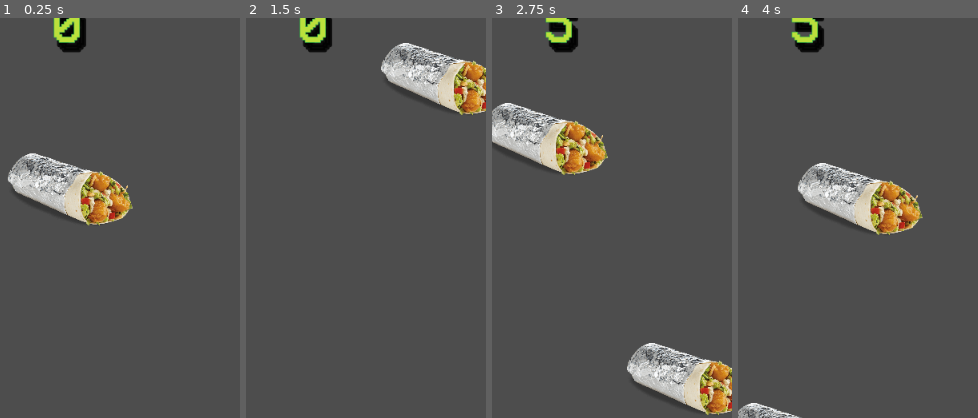
Above: before the commit, frames 1-4 (left to right).
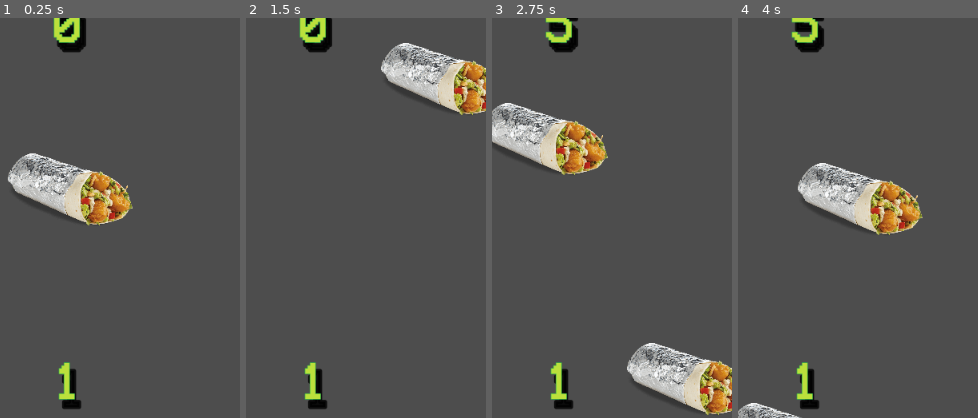
Above: after the commit, the same moments.

Repository: DKirkovik/Boki_eats_game
Game: Godot game, scene res://World/world.tscn
Same seed, same stepped clock (60 frames per second), same inputs: the game is played once before the commit and once after it.
Inputs:
- Up to frame 1 (0.25 s): no input
- Up to frame 2 (1.5 s): hold D (right) 0.53-1.28 s; hold A (left) from 1.28 s (still down)
- Up to frame 3 (2.75 s): release A (left) at 2.03 s; hold D (right) from 2.03 s (still down)
- Up to frame 4 (4 s): release D (right) at 3.53 s; hold A (left) from 3.53 s (still down)
The pictures show only the part of the screen within x 36-86%, y 7-57%; the shares and areas given below are measured in that part.

The runs differ from the first frame. In frame 1, 0.7% of the frame differs, in the area x 24-34%, y 86-98%; in frame 2, 0.7%; in frame 3, 0.7%; in frame 4, 0.7%.

Commit message:
added lose condition

Diff:
--- a/Food/food.tscn
+++ b/Food/food.tscn
@@ -23,5 +23,7 @@
 shape = SubResource("CapsuleShape2D_pciiq")
 
 [node name="VisibleOnScreenNotifier2D" type="VisibleOnScreenNotifier2D" parent="."]
+position = Vector2(0, 3)
+scale = Vector2(1, 3)
 
 [connection signal="screen_exited" from="VisibleOnScreenNotifier2D" to="." method="_on_visible_on_screen_notifier_2d_screen_exited"]
--- /dev/null
+++ b/GUI/game_over/game_over.gd
@@ -0,0 +1,17 @@
+extends Control
+
+@onready var timer = $Timer
+@onready var audio_stream_player_2d = $AudioStreamPlayer2D
+@onready var texture_rect = $MarginContainer/TextureRect
+
+
+func _ready():
+	GameManager.game_over.connect(on_game_over)
+
+
+func on_game_over() ->void:
+	timer.start()
+
+func _on_timer_timeout():
+	texture_rect.show()
+	audio_stream_player_2d.play()
--- a/GUI/game_over/game_over.tscn
+++ b/GUI/game_over/game_over.tscn
@@ -1,6 +1,8 @@
-[gd_scene load_steps=2 format=3 uid="uid://b1v8pbmdnfeuv"]
+[gd_scene load_steps=4 format=3 uid="uid://b1v8pbmdnfeuv"]
 
 [ext_resource type="Texture2D" uid="uid://cfm7g270ph4ud" path="res://Assets/game_over_lol.png" id="1_alxtq"]
+[ext_resource type="Script" path="res://GUI/game_over/game_over.gd" id="1_nb3hy"]
+[ext_resource type="AudioStream" uid="uid://balk0yn5dott0" path="res://Assets/SFX/defeat_lol.wav" id="2_wyakk"]
 
 [node name="Game_over" type="Control"]
 layout_mode = 3
@@ -9,6 +11,7 @@
 anchor_bottom = 1.0
 grow_horizontal = 2
 grow_vertical = 2
+script = ExtResource("1_nb3hy")
 
 [node name="MarginContainer" type="MarginContainer" parent="."]
 layout_mode = 1
@@ -20,7 +23,17 @@
 theme_override_constants/margin_bottom = 35
 
 [node name="TextureRect" type="TextureRect" parent="MarginContainer"]
+visible = false
 layout_mode = 2
 size_flags_horizontal = 4
 size_flags_vertical = 4
 texture = ExtResource("1_alxtq")
+
+[node name="AudioStreamPlayer2D" type="AudioStreamPlayer2D" parent="."]
+stream = ExtResource("2_wyakk")
+
+[node name="Timer" type="Timer" parent="."]
+wait_time = 0.5
+one_shot = true
+
+[connection signal="timeout" from="Timer" to="." method="_on_timer_timeout"]
--- a/GUI/hud.gd
+++ b/GUI/hud.gd
@@ -1,15 +1,19 @@
 extends Control
 
 @onready var label = $MarginContainer/Label
+@onready var lives_label = $MarginContainer/lives
 
 
 func _ready():
 	GameManager.score_changed.connect(update_lable)
+	GameManager.lives_changed.connect(update_lives)
 	update_lable(0)
+	update_lives(GameManager.get_lives())
 
-# Called every frame. 'delta' is the elapsed time since the previous frame.
-func _process(delta):
-	pass
+
 
 func update_lable(_score:float)->void:
 	label.text = str(_score)
+
+func update_lives(_lives:int) ->void:
+	lives_label.text = str(_lives)
--- a/GUI/hud.tscn
+++ b/GUI/hud.tscn
@@ -30,3 +30,10 @@
 label_settings = ExtResource("1_fq0oi")
 horizontal_alignment = 1
 vertical_alignment = 1
+
+[node name="lives" type="Label" parent="MarginContainer"]
+layout_mode = 2
+text = "000"
+label_settings = ExtResource("1_fq0oi")
+horizontal_alignment = 1
+vertical_alignment = 1
--- a/GameManagers/game_manager.gd
+++ b/GameManagers/game_manager.gd
@@ -1,12 +1,13 @@
 extends Node
 
 signal score_changed(score:float)
+signal lives_changed(lives:int)
 signal game_over()
 
 var max_score:float
 var score:float
-var is_game_over:bool
-
+var is_game_over:bool = false
+var lives:int
 
 
 func on_score_changed(_score:float) ->void:
@@ -15,3 +16,18 @@
 
 func get_score() ->float:
 	return score
+
+func set_lives(_lives:int) ->void:
+	lives = _lives
+	lives_changed.emit(lives)
+
+func get_lives() ->int:
+	return lives
+
+func on_lives_changed(_lives:float) ->void:
+	if lives >0:
+		lives+= _lives
+		lives_changed.emit(lives)
+	elif !is_game_over:
+		is_game_over = true
+		game_over.emit()
--- a/Player/boki.gd
+++ b/Player/boki.gd
@@ -9,6 +9,7 @@
 var speed:float
 var hp:int
 var screen_w
+var is_dead:bool = false
 
 @onready var audio_stream_player_2d = $AudioStreamPlayer2D
 
@@ -16,6 +17,9 @@
 	speed = max_speed
 	hp = max_hp
 	screen_w = get_viewport_rect().size.x
+	GameManager.set_lives(hp)
+	GameManager.game_over.connect(on_game_over)
+	GameManager.is_game_over = false
 
 
 func _physics_process(delta):
@@ -32,5 +36,12 @@
 func _on_hit_box_area_entered(area):
 	if area.has_method("get_points"):
 		GameManager.on_score_changed(area.get_points())
-		area.queue_free()
-		audio_stream_player_2d.play()
+		if !is_dead:
+			area.queue_free()
+			audio_stream_player_2d.play()
+
+func on_game_over() ->void:
+	is_dead = true
+	set_physics_process(false)
+	print("dead")
+	self.hide()
--- a/Spawner/spawner.gd
+++ b/Spawner/spawner.gd
@@ -15,6 +15,7 @@
 @onready var timer = $Timer
 
 func _ready():
+	GameManager.game_over.connect(on_game_over)
 	if food_scene == null:
 		print("nothing to spawn")
 		return
@@ -53,3 +54,6 @@
 	spawn_food()
 	if spawned_foods % lvl_up == 0:
 		change_spawnrate()
+
+func on_game_over()->void:
+	timer.stop()
--- /dev/null
+++ b/Walls/bottom_wall.gd
@@ -0,0 +1,16 @@
+extends Area2D
+
+@onready var bounce_area = $BounceArea
+@onready var sprite_2d = $Sprite2D
+
+
+
+func _ready():
+	bounce_area.monitoring = false
+	sprite_2d.hide()
+
+
+func _on_area_entered(area):
+	if area.has_method("get_points"):
+		GameManager.on_lives_changed(-1)
+		print("area entered")
--- /dev/null
+++ b/Walls/bottom_wall.tscn
@@ -0,0 +1,34 @@
+[gd_scene load_steps=5 format=3 uid="uid://bqb8mm0vgao4l"]
+
+[ext_resource type="Script" path="res://Walls/bottom_wall.gd" id="1_cd3jb"]
+[ext_resource type="Texture2D" uid="uid://cbhh2x6t0mo0l" path="res://Assets/get_image.jpeg" id="1_tkco6"]
+
+[sub_resource type="RectangleShape2D" id="RectangleShape2D_7uy7s"]
+size = Vector2(700, 10)
+
+[sub_resource type="RectangleShape2D" id="RectangleShape2D_3uu3p"]
+size = Vector2(700, 20)
+
+[node name="BottomWall" type="Area2D"]
+script = ExtResource("1_cd3jb")
+
+[node name="Sprite2D" type="Sprite2D" parent="."]
+texture_repeat = 2
+position = Vector2(303, 0)
+scale = Vector2(0.1, 0.1)
+texture = ExtResource("1_tkco6")
+region_enabled = true
+region_rect = Rect2(0, 0, 7000, 700)
+
+[node name="Lose" type="CollisionShape2D" parent="."]
+position = Vector2(302, 41.25)
+shape = SubResource("RectangleShape2D_7uy7s")
+
+[node name="BounceArea" type="Area2D" parent="."]
+monitoring = false
+
+[node name="Bounce" type="CollisionShape2D" parent="BounceArea"]
+position = Vector2(302, -15.5)
+shape = SubResource("RectangleShape2D_3uu3p")
+
+[connection signal="area_entered" from="." to="." method="_on_area_entered"]
--- a/World/world.tscn
+++ b/World/world.tscn
@@ -1,7 +1,8 @@
-[gd_scene load_steps=7 format=3 uid="uid://hblqjc8pac7t"]
+[gd_scene load_steps=8 format=3 uid="uid://hblqjc8pac7t"]
 
 [ext_resource type="Script" path="res://World/world.gd" id="1_jw5v4"]
 [ext_resource type="PackedScene" uid="uid://cfrbjq7wjs8rt" path="res://Player/boki.tscn" id="1_khhgq"]
+[ext_resource type="PackedScene" uid="uid://bqb8mm0vgao4l" path="res://Walls/bottom_wall.tscn" id="2_2gbmo"]
 [ext_resource type="PackedScene" uid="uid://obr4c8xuj21u" path="res://Food/food.tscn" id="2_bab8u"]
 [ext_resource type="PackedScene" uid="uid://dctu5ejaupcjc" path="res://Spawner/spawner.tscn" id="4_fp0d6"]
 [ext_resource type="PackedScene" uid="uid://6miqyx3x5ovf" path="res://GUI/hud.tscn" id="4_xwjek"]
@@ -12,10 +13,13 @@
 
 [node name="Background" type="Sprite2D" parent="."]
 
+[node name="BottomWall" parent="." instance=ExtResource("2_2gbmo")]
+position = Vector2(0, 988)
+
 [node name="Boki" parent="." instance=ExtResource("1_khhgq")]
 position = Vector2(294, 922)
 max_speed = 500.0
-max_hp = 5
+max_hp = 1
 offset = 40.0
 
 [node name="Food" parent="." instance=ExtResource("2_bab8u")]
@@ -26,7 +30,6 @@
 [node name="HUD" parent="CanvasLayer" instance=ExtResource("4_xwjek")]
 
 [node name="Game_over" parent="CanvasLayer" instance=ExtResource("5_02try")]
-visible = false
 
 [node name="FoodContainer" type="Node2D" parent="."]
 
Not shown, added: Assets/SFX/defeat_lol.wav.import
Binary file added: Assets/get_image.jpeg
Not shown, added: Assets/get_image.jpeg.import
Not shown, added: Assets/SFX/defeat_lol.wav
